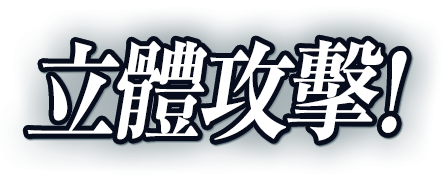
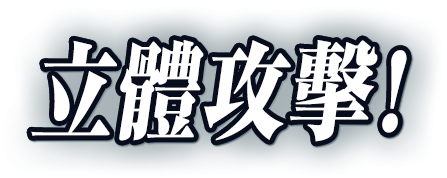
Layers edited between the first and the second 447 × 178 image:
painted on "Joint Attack!" over [27,39,407,142]
painted on "Joint Attack! 拷貝" over [7,14,429,173]
